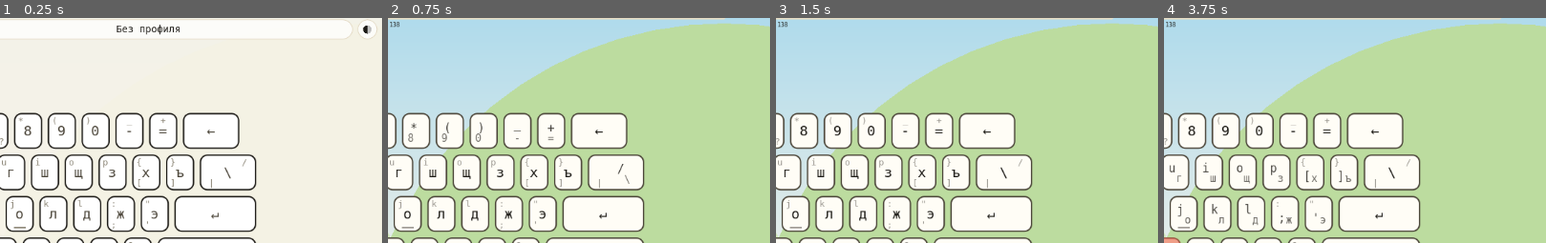
Above: before the commit, frames 1-4 (left to right).
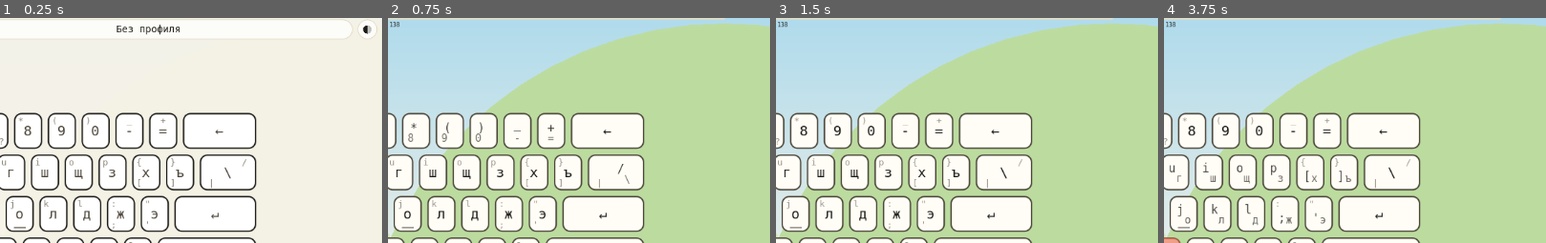
Above: after the commit, the same moments.

Repository: NikitaShubin/ModernBabyType
Game: Godot game, scene res://scenes/main.tscn
The game is run twice, just before and just after one commit, with the same random seed, the same clock (stepped at 60 frames per second) and the same inputs.
Inputs (mouse positions are % of the whole screen's width and height, from its top left):
- Up to frame 1 (0.25 s): no input
- Up to frame 2 (0.75 s): tap Enter at 0.5 s; move the mouse to (72, 45) at 0.52 s; hold Right from 0.53 s (still down); tap Shift at 0.6 s; click (72, 45) at 0.67 s
- Up to frame 3 (1.5 s): tap Space at 0.77, 1.25 s; move the mouse to (30, 55) at 1.27 s; release Right at 1.28 s; hold Down from 1.28 s (still down); tap Enter at 1.35 s
- Up to frame 4 (3.75 s): tap Space at 1.52, 2.75, 3.02 s; tap Enter at 2, 3.5 s; move the mouse to (60, 28) at 2.02 s; release Down at 2.03 s; hold Right 2.03-2.78 s; tap Keypad Enter at 2.1 s; move the mouse to (45, 70) at 2.77 s; hold Up 2.78-3.53 s; tap Backspace at 2.85 s; click (45, 70) at 2.92 s; move the mouse to (80, 65) at 3.52 s; hold Left from 3.53 s (still down); tap N at 3.6 s
The pictures show only the part of the screen within x 50-100%, y 32-82%; the shares and areas given below are measured in that part.

The runs differ from the first frame. In frame 1, 0.9% of the frame differs, in the area x 54-68%, y 41-59%; in frame 2, 0.9%; in frame 3, 0.9%; in frame 4, 0.9%.
Error in both runs: Invalid assignment of property or key 'bg_color' with value of type 'Color' on a base object of type 'Nil'. (res://scripts/menu.gd:1379)

Commit message:
Стереть до края; математический контроль выделителя
1. Стереть вбирает остаток ряда до края доски (~2.5u, автор 10.2026).
Тест держит диапазон 2–2.75 цифры вместо точного двойного.
2. _marker_linear: шаг одинаков у любых знаков + шейпинг строки
совпадает с замерами префиксов (допуски абсолютные ±1 px: одиночные
замеры округляются, это не дрейф). Проверено и вручную: шейпинг
совпадает с префиксами на 47 знаках, шаг нарисованных букв 29.0.
Брейк — подмена глифа (эмодзи 20 против 12) — ловит.

Все семь тестов зелёные.

Diff:
--- a/game/scripts/kbd.gd
+++ b/game/scripts/kbd.gd
@@ -595,16 +595,17 @@
 		if rows.size() >= 5 and (ri >= 0 and ri <= 3):
 			if ri == 0:
 				# Ряд цифр тем же питчем, что буквы (автор 10.2026).
-				# Стереть — ровно двойное, как настоящее: тест держит
-				# «двойную цифру». Остаток справа не вбираем (иначе на
-				# широких досках стереть разъезжается за 2u).
+				# Стереть вбирает остаток до края доски (автор 10.2026:
+				# «бекспейс не достаточно широк, чтобы дотягиваться до
+				# края»): выходит ~2.5u — широкая мишень, как и положено
+				# краю. Потолок питча держит его не меньше 2u.
 				for label in row:
 					var s0 := String(label)
 					if s0 == "←":
 						continue
 					out.append({"r": Rect2(x, y, ru_p, rh), "s": s0})
 					x += ru_p + gap
-				out.append({"r": Rect2(x, y, 2.0 * ru_p, rh), "s": "←"})
+				out.append({"r": Rect2(x, y, area.position.x + area.size.x - x, rh), "s": "←"})
 				continue
 			if ri == 1:
 				for label in row:
--- a/game/tests/combo_test.gd
+++ b/game/tests/combo_test.gd
@@ -1177,9 +1177,11 @@
 		_check(bs_w >= 32.0, "%s: erase is %.0fpx on %s" % [tag, bs_w, str(wh)])
 		_check(yo_w <= 0.0 or absf(yo_w - digit_w) <= 1.0, "%s: yo is %.0fpx, expected digit pitch %.0f on %s" % [tag, yo_w, digit_w, str(wh)])
 		if digit_w > 0.0 and bs_w > 0.0:
+			# Стереть вбирает остаток ряда до края доски (~2.5u): не
+			# меньше двойного и не шире разумного (автор 10.2026).
 			_check(
-				absf(bs_w - 2.0 * digit_w) <= 2.0,
-				"%s: erase is %.0fpx, expected double digit (%.0f) on %s" % [tag, bs_w, digit_w, str(wh)]
+				bs_w >= 2.0 * digit_w - 1.0 and bs_w <= 2.75 * digit_w + 1.0,
+				"%s: erase is %.0fpx, expected 2-2.75 digits (%.0f) on %s" % [tag, bs_w, digit_w, str(wh)]
 			)
 		# Правая колонка как на настоящей: стереть сверху, ввод
 		# посередине (справа от «э»), оба у правого края. Ввод не меньше
--- a/game/tests/logic_test.gd
+++ b/game/tests/logic_test.gd
@@ -294,6 +294,7 @@
 		_run_part2()
 		_text_coverage()
 		_text_fragments()
+		_marker_linear()
 		_legend_roundtrip()
 		_layout_positions()
 		_report()
@@ -679,6 +680,52 @@
 				tail_ok = true
 		_check(head_ok, "run starts at a boundary (%s)" % got)
 		_check(tail_ok, "run ends at a boundary (%s)" % got)
+
+
+## Математический контроль выделителя (автор 10.2026: «к концу
+## накапливается сдвиг», а для тестов нужен математический контроль).
+## Два абсолютных свойства моноширинного тракта (без накопления!):
+## 1) шейпинг целой строки совпадает с замером префиксов — иначе метки
+##    (шейпинг RichText) и маркер (замер префикса) разъезжаются, и ошибка
+##    растёт к концу строки. Проверено вручную: 0 расхождений на 47 знаках.
+## 2) шаг одинаков у любых знаков (буквы, цифра, запятая, пробел, Ё) —
+##    иначе подмена шрифта на пропорциональный прошла бы тихо.
+## Одиночные замеры округляются (±1 px), поэтому допуски абсолютные, а не
+## наклонные: округление — не дрейф (маркер и метки меряют run'ами и
+## сходятся, сверено попиксельно).
+func _marker_linear() -> void:
+	_main._relayout()
+	var fs: int = _main.font_size
+	# 2) Шаг одинаков у любых знаков.
+	var probes := ["а", "м", ",", "7", "Ё", " ", "н"]
+	var first_w := -1.0
+	for g in probes:
+		var w: float = _main.mono.get_string_size(
+			String(g), HORIZONTAL_ALIGNMENT_LEFT, -1.0, fs).x
+		if first_w < 0.0:
+			first_w = w
+		_check(
+			absf(w - first_w) <= 1.0,
+			"glyph «%s» breaks the monospace step (%.1f vs %.1f)" % [String(g), w, first_w]
+		)
+	# 1) Шейпинг строки совпадает с замерами префиксов.
+	var line := "Мама мыла раму у окна долго, папа: 7 гусей!"
+	var ts := TextServerManager.get_primary_interface()
+	var rid := ts.create_shaped_text(TextServer.DIRECTION_LTR)
+	ts.shaped_text_add_string(rid, line, _main.mono.get_rids(), fs)
+	var x := 0.0
+	for g in ts.shaped_text_get_glyphs(rid):
+		var d: Dictionary = g
+		var pp := int(d.get("start", -1))
+		if pp >= 0 and pp % 5 == 0:
+			var pre: float = _main.mono.get_string_size(
+				line.left(pp), HORIZONTAL_ALIGNMENT_LEFT, -1.0, fs).x
+			_check(
+				absf(x - pre) <= 1.0,
+				"shaping drifts from prefixes at cell %d (%.1f vs %.1f)" % [pp, x, pre]
+			)
+		x += float(d.get("advance", 0.0))
+	ts.free_rid(rid)
 
 
 func _report() -> void:
Not shown, changed: AGENTS.md
